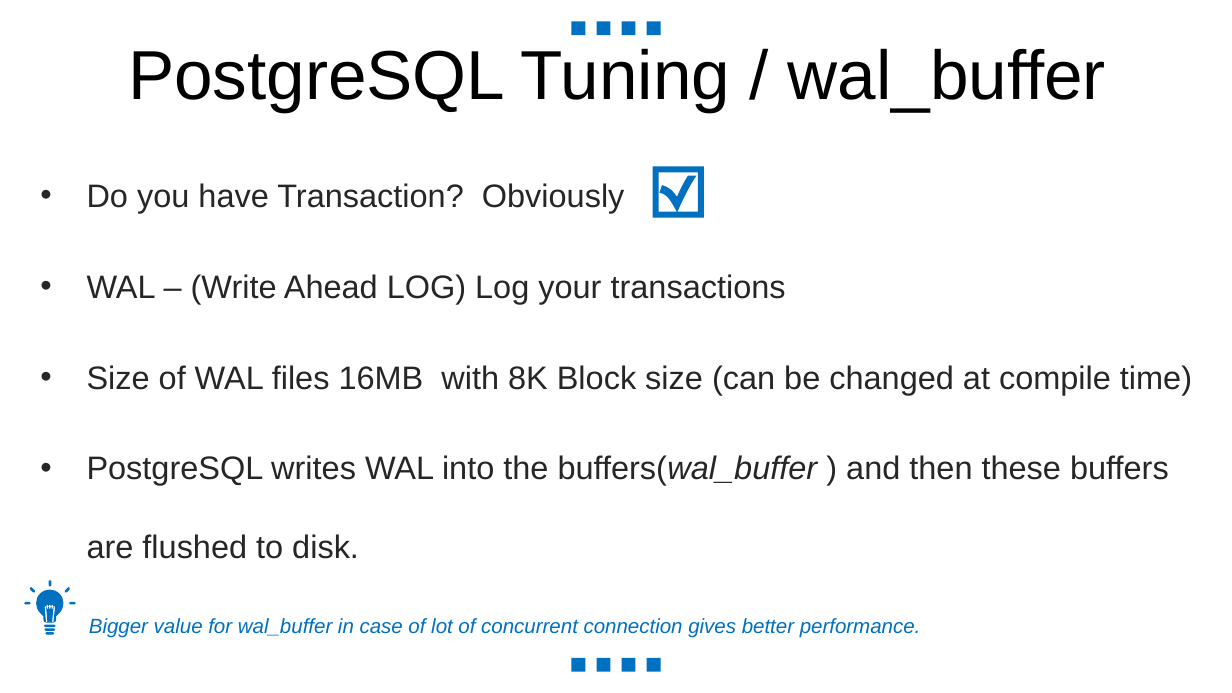
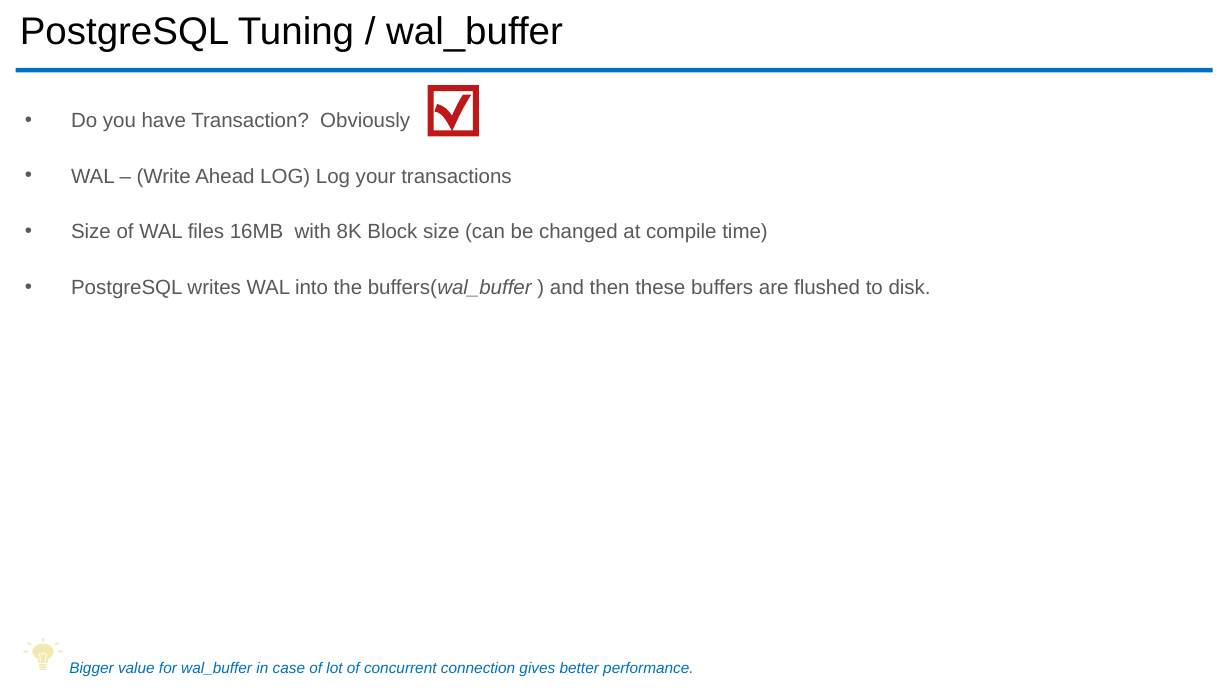
Before and after one commit to ibrarahmad/PostgreSQLTalks, a slide deck: slide 13 of Conferences/PostgreSQL Conf Asia -2020[Online]/Performance-Tuning.pptx. Drawn at 1232x693 pixels with LibreOffice and Linux fonts; fonts in the diff are those of the drawing. Boxes give left, top, right and bottom in pixels: in the first picture for what was removed or moved away, otherwise in the second. Text is boxed around its words. In the diff, an @@ line names an element or a change of style, - is before the commit and + after.

Commit message:
PostgreSQL Conference CHINA and PGConf Asia 2020.
1 - Deep Dive ToPostgreSQL Indexes
2 - Performance Tuning
3 - PostgreSQL Security

```diff
--- a/Conferences/PostgreSQL Conf Asia -2020[Online]/Performance-Tuning.pptx
+++ b/Conferences/PostgreSQL Conf Asia -2020[Online]/Performance-Tuning.pptx
@@ title "PostgreSQL Tuning / wal_buffer": place and size @@
-title "PostgreSQL Tuning / wal_buffer" at box(128, 48, 1106, 112)
+title "PostgreSQL Tuning / wal_buffer" at box(20, 16, 563, 52)
@@ title "PostgreSQL Tuning / wal_buffer" at box(20, 16, 563, 52): size 54 to 30 pt; alignment centre to left; less space between paragraphs @@
@@ rectangle removed at box(571, 21, 585, 35) @@
@@ rectangle removed at box(622, 21, 636, 35) @@
@@ rectangle removed at box(647, 21, 661, 35) @@
@@ text "Do you have Transaction? Obviously": place and size @@
-text "Do you have Transaction? Obviously" at box(87, 183, 1192, 559)
+text "Do you have Transaction? Obviously" at box(71, 112, 931, 299)
@@ text "Do you have Transaction? Obviously" at box(71, 112, 931, 299): size 25.3 to 16 pt, text colour #262626 to #595959; less space between paragraphs; vertical alignment middle to top @@
@@ rectangle: place and size @@
-rectangle at box(597, 21, 611, 35)
+rectangle at box(16, 67, 1214, 72)
@@ rectangle at box(16, 67, 1214, 72): mirrored @@
@@ freeform shape added at box(428, 85, 480, 137), fill #BE1818 @@
@@ freeform shape removed at box(653, 166, 704, 218) @@
@@ freeform shape: place and size @@
-freeform shape at box(24, 580, 75, 634)
+freeform shape at box(23, 638, 63, 670)
@@ freeform shape at box(23, 638, 63, 670): fill #0070C0 to #F5E8AF @@
@@ text "Bigger value for wal_buffer in ...": place and size @@
-text "Bigger value for wal_buffer in ..." at box(89, 618, 921, 637)
+text "Bigger value for wal_buffer in ..." at box(69, 662, 694, 677)
@@ text "Bigger value for wal_buffer in ..." at box(69, 662, 694, 677): size 16 to 12 pt @@
@@ group removed at box(571, 658, 661, 672): 4 rectangles @@
```
Also in this commit, not shown: 34 other slides changed, 2 slides added, 2 slides removed, 1 other file.
